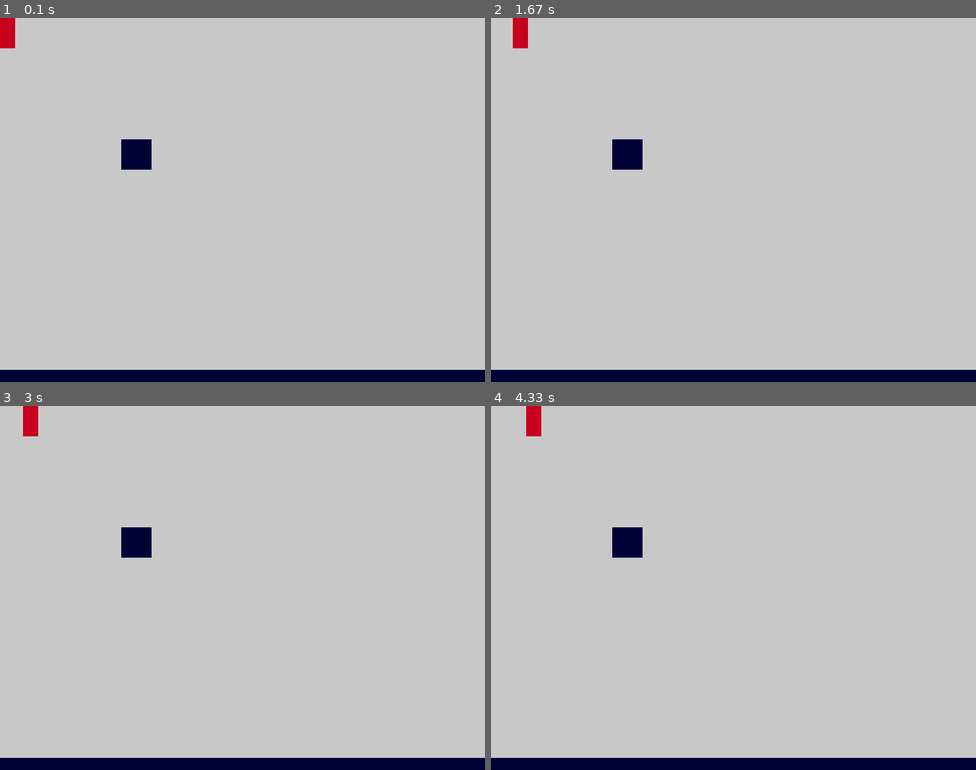
Above: before the commit, frames 1-4 (two rows, left to right).
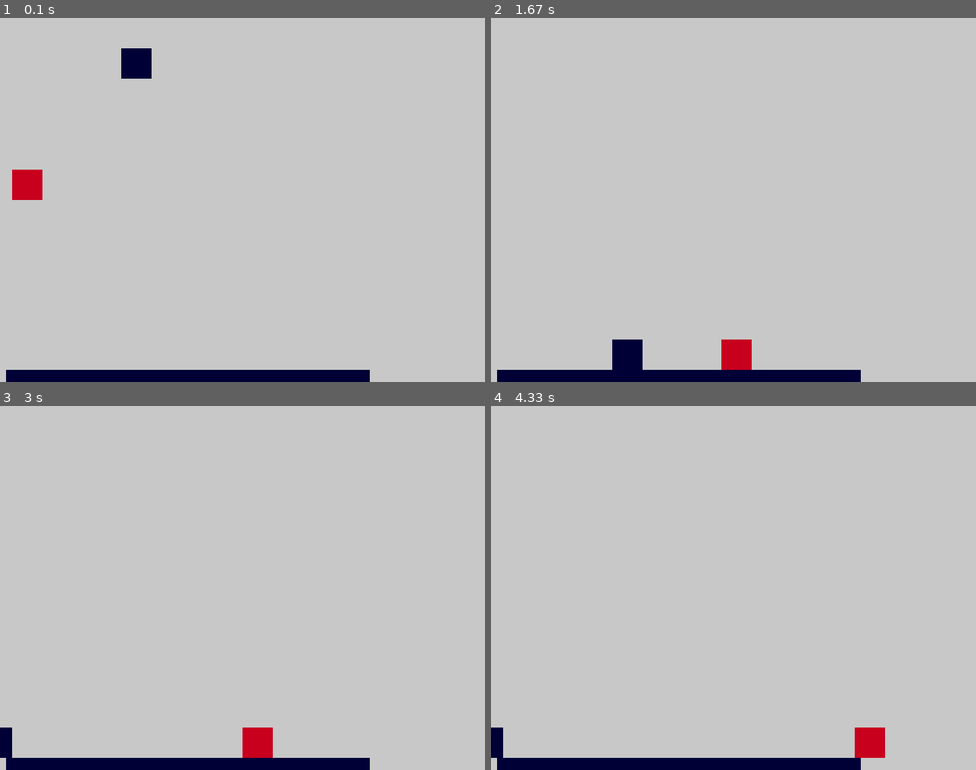
Above: after the commit, the same moments.

Repository: ElaxDev/Pygame-Platformer
Game: pygame game, started from game.py
Two runs of this game, one before a commit and one after it. Both use one fixed random seed, a clock stepped at 60 frames per second and the inputs below.
Inputs:
- Up to frame 1 (0.1 s): no input
- Up to frame 2 (1.67 s): hold Right 0.33-0.8 s; hold Right 0.83-1.3 s; hold Left from 1.33 s (still down)
- Up to frame 3 (3 s): release Left at 1.87 s; hold Left 1.9-2.3 s; hold Right 2.33-2.97 s
- Up to frame 4 (4.33 s): hold Left 3-3.47 s; hold Right 3.5-3.97 s; hold Right from 4 s (still down)

The runs differ from the first frame. In frame 1, 2.7% of the frame differs, in the area x 0-100%, y 0-100%; in frame 2, 2.7%; in frame 3, 2.3%; in frame 4, 2.3%.

Commit message:
Add files via upload

Diff:
--- a/game.py
+++ b/game.py
@@ -3,53 +3,95 @@
 
 import var
 
-class Dynamic_Body:
-    def __init__(self, coords, size):
+class RigidBody:
+    def __init__(self, coords, size, movement):
         self.rect = pygame.Rect(coords[0], coords[1], size[0], size[1])
-        self.rect_color = (60, 60, 60)
-        self.speed = [0,0]
-        self.type = "Dynamic_Body"
+        self.movement = movement
+
+    def add_gravity(self, gravity):
+        self.movement[1] = (gravity/var.pixel_per_meter)*var.vel
+
+    def draw(self, color):
+        pygame.draw.rect(window, color, self.rect)
+
+    def move(self, object_list):
+        self.rect.centerx += round(self.movement[0])
+        collisions = [object for object in object_list if self.rect.colliderect(object)]
+        for object in collisions:
+            if object != self:
+                if self.movement[0] > 0 and object.label != "Box":
+                    self.rect.right = object.rect.left
+                if self.movement[0] < 0 and object.label != "Box":
+                    self.rect.left = object.rect.right
+                if object.label == "Box":
+                    if self.movement[0] > 0:
+                        object.rect.x = self.rect.x + self.rect.width
+                    if self.movement[0] < 0:
+                        object.rect.x = self.rect.x - object.rect.width
+
+        collisions = []
+
+        self.rect.centery += round(self.movement[1])
+        collisions = [object for object in object_list if self.rect.colliderect(object)]
+        for object in collisions:
+            if object != self:
+                if self.movement[1] > 0:
+                    self.rect.bottom = object.rect.top
+                if self.movement[1] < 0:
+                    self.rect.top = object.rect.bottom
+        return self.rect
 
 
+class Player(RigidBody):
+    def __init__(self, coords, size, movement):
+        RigidBody.__init__(self, coords, size, movement)
+        self.label = "Player"
+        self.keymap = {
+            "Right"  :pygame.K_RIGHT,
+            "Left"   :pygame.K_LEFT,
+            "Up"     :pygame.K_UP,
+            "Down"   :pygame.K_DOWN,
+            "ButtonB":pygame.K_SPACE
+        }
+        self.jump_speed = 7
+        self.timer = {
+            "Jump" : [0, 6]
+        }
+        self.metadata = {
+            "Jumped" : False,
+            "CanJump": False
+        }
 
-class Player(pygame.sprite.Sprite):
-    def __init__(self, coords, velocity, color):
-        super(Player, self).__init__()
-        self.coords = coords
-        self.velocity = velocity
-        self.rect = pygame.Rect(self.coords[0], self.coords[1], var.player_width, var.player_heigth)
+    def detect_input(self):
+        keyboard = pygame.key.get_pressed()
+        self.movement[0] = (keyboard[self.keymap["Right"]] - keyboard[self.keymap["Left"]])*var.vel
+        if bool(keyboard[self.keymap["ButtonB"]]) and self.metadata["CanJump"]:
+            if self.timer["Jump"][0] <= self.timer["Jump"][1]:
+                self.movement[1] = -self.jump_speed
+                self.timer["Jump"][0] += 1
+            else:
+                if self.metadata["CanJump"]: self.metadata["Jumped"] = True
+                self.timer["Jump"][0] = 0
 
-    def draw(self):
-        pygame.draw.rect(window, var.red, self.rect)
+    def jump(self, metadata):
+        if metadata["CanJump"] == True:
+            self.movement[1] = -50
+            print(self.movement[1])
 
-def detect_collision(player_rect, object_list):
-    collisions = []
-    for object in object_list:
-        if player_rect.colliderect(object):
-            collisions.append(object)
-    return collisions
+class Block(RigidBody):
+    def __init__(self, coords, size, movement):
+        RigidBody.__init__(self, coords, size, movement)
+        self.label = "Box"
 
-def move(player_rect, movement, object_list):
-    player_rect.x += movement[0]
-    collisions = detect_collision(player_rect, object_list)
-    for object in collisions:
-        if movement[0] > 0:
-            player_rect.right = object.left
-        if movement[0] < 0:
-            player_rect.left = object.right
-    player_rect.y += movement[1]
-    collisions = detect_collision(player_rect, object_list)
-    for object in collisions:
-        if movement[1] > 0:
-            player_rect.bottom = object.top
-        if movement[1] < 0:
-            player_rect.top = object.bottom
-    return player_rect
+class Wall(RigidBody):
+    def __init__(self, coords, size, movement = []):
+        RigidBody.__init__(self, coords, size, movement)
+        self.label = "Wall"
 
 
 def draw_game():
     window.fill(var.gray)
-    player.draw()
+    player.draw(var.red)
     for solid in solid_list:
         pygame.draw.rect(window, var.black, solid)
     pygame.display.flip()
@@ -57,28 +99,24 @@
 def game_loop():
 
     clock = pygame.time.Clock()
-    clock.tick(60)
     game_quit = False
 
     while not game_quit:
+        clock.tick(var.max_fps)
         events_list = pygame.event.get()
-        keys = pygame.key.get_pressed()
-        movement = [0,0]
 
         for event in events_list:
             if event.type == pygame.QUIT:
                 game_quit = True
 
-        if keys[K_UP] and player.rect.y > 0:
-            movement[1] -= player.velocity
-        if keys[K_DOWN] and player.coords[1] < var.window_height - var.player_heigth:
-            movement[1] += player.velocity
-        if keys[K_LEFT] and player.rect.x > 0:
-            movement[0] -= player.velocity
-        if keys[K_RIGHT] and player.coords[0] < var.window_width - var.player_width:
-            movement[0] += player.velocity
+        for object in solid_list:
+            if object.label != "Wall":
+                object.add_gravity(var.gravity)
+                object.move(solid_list)
 
-        player_rect = move(player.rect, movement, solid_list)
+        player.detect_input()
+        player.add_gravity(var.gravity)
+        player.move(solid_list)
         draw_game()
     pygame.quit()
 
@@ -86,12 +124,12 @@
 
     global window, player, solid_list
 
-    solid_list = [pygame.Rect(0,var.window_height-20, var.window_width, 20), pygame.Rect(200, 200, 50, 50)]
+    solid_list = [Wall([10,var.window_height-20], [600, 20], [0,0]), Block([200, 0], [50,50], [0,0])]
 
     pygame.init()
     window = pygame.display.set_mode((var.window_width, var.window_height))
 
-    player = Player(var.player_coords, var.vel, var.red)
+    player = Player(var.player_coords, [50,50], [0,0])
 
 
 if __name__ == '__main__':
--- a/var.py
+++ b/var.py
@@ -1,14 +1,18 @@
 import pygame
 pygame.init()
+
+# Physics
+gravity = 9.8
+friction = 1.35
+pixel_per_meter = 10
 
 # Sizes
 window_width = 800
 window_height = 600
-player_width = 25
-player_heigth = 50
+player_size = [25, 50]
 
 # Positions
-player_coords = [0, 0]
+player_coords = [20, 200]
 
 # Colors
 white = (255,255,255)
@@ -18,4 +22,5 @@
 black = (0,0,55)
 
 # Game var
-vel = 1
+vel = 10
+max_fps = 60
